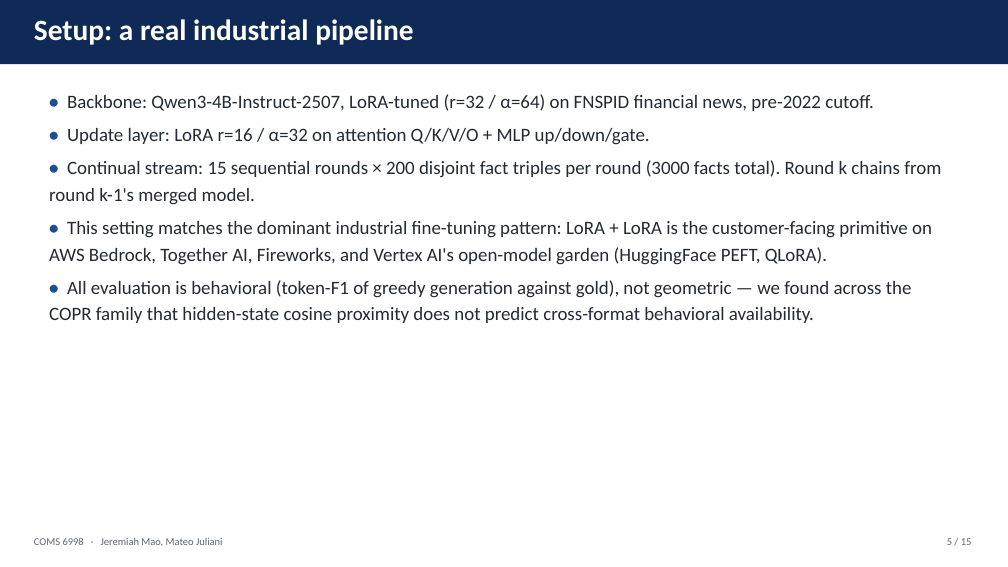
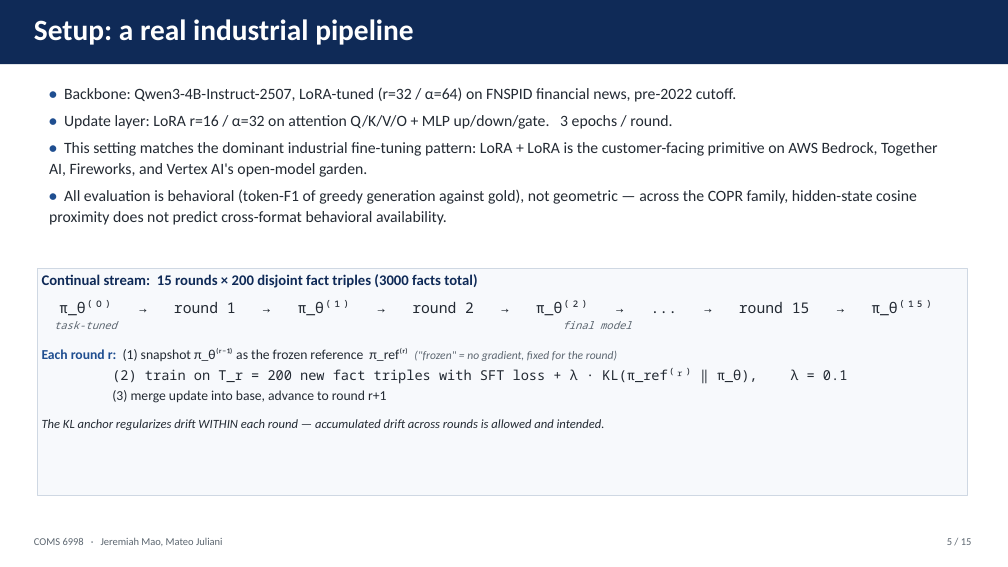
Before and after one commit to jeremiahmao/still-on-task-llm, a slide deck: slide 5 of paper_slides/synergy_deck.pptx. Drawn at 1008x567 pixels with LibreOffice and Linux fonts; fonts in the diff are those of the drawing. Boxes give left, top, right and bottom in pixels: in the first picture for what was removed or moved away, otherwise in the second. Text is boxed around its words. In the diff, an @@ line names an element or a change of style, - is before the commit and + after.

Commit message:
task: deck — make per-round frozen reference π_ref^(r) explicit on Setup slide via chain visualization

```diff
--- a/paper_slides/synergy_deck.pptx
+++ b/paper_slides/synergy_deck.pptx
@@ text at (x1=64, y1=88, x2=736, y2=102): size 18 to 15 pt in "• Backbone: Qwen3-4B-Instruct-2507, LoRA-tuned (r=32 / α=64) ..."; line spacing 1.18 to 1.1 @@
@@ text at (x1=49, y1=115, x2=937, y2=225): text changed; size 18 to 15 pt @@
-• Update layer: LoRA r=16 / α=32 on attention Q/K/V/O + MLP up/down/gate.
-• Continual stream: 15 sequential rounds × 200 disjoint fact triples per round (3000 facts total). Round k chains from round k-1's merged model.
-• This setting matches the dominant industrial fine-tuning pattern: LoRA + LoRA is the customer-facing primitive on AWS Bedrock, Together AI, Fireworks, and Vertex AI's open-model garden (HuggingFace PEFT, QLoRA).
-• All evaluation is behavioral (token-F1 of greedy generation against gold), not geometric — we found across the COPR family that hidden-state cosine proximity does not predict cross-format behavioral availability.
+• Update layer: LoRA r=16 / α=32 on attention Q/K/V/O + MLP up/down/gate. 3 epochs / round.
+• This setting matches the dominant industrial fine-tuning pattern: LoRA + LoRA is the customer-facing primitive on AWS Bedrock, Together AI, Fireworks, and Vertex AI's open-model garden.
+• All evaluation is behavioral (token-F1 of greedy generation against gold), not geometric — across the COPR family, hidden-state cosine proximity does not predict cross-format behavioral availability.
@@ rectangle added at (x1=38, y1=268, x2=968, y2=495), fill #F7F9FC, outline #CFD8E3 1 pt, 13 pt, text #232A33 @@
+Continual stream: 15 rounds × 200 disjoint fact triples (3000 facts total)
+π_θ⁽⁰⁾ → round 1 → π_θ⁽¹⁾ → round 2 → π_θ⁽²⁾ → ... → round 15 → π_θ⁽¹⁵⁾
+task-tuned final model
+Each round r: (1) snapshot π_θ⁽ʳ⁻¹⁾ as the frozen reference π_ref⁽ʳ⁾ ("frozen" = no gradient, fixed for the round)
+(2) train on T_r = 200 new fact triples with SFT loss + λ · KL(π_ref⁽ʳ⁾ ‖ π_θ), λ = 0.1
+(3) merge update into base, advance to round r+1
+The KL anchor regularizes drift WITHIN each round — accumulated drift across rounds is allowed and intended.
```
Also in this commit, not shown: 1 other file.
